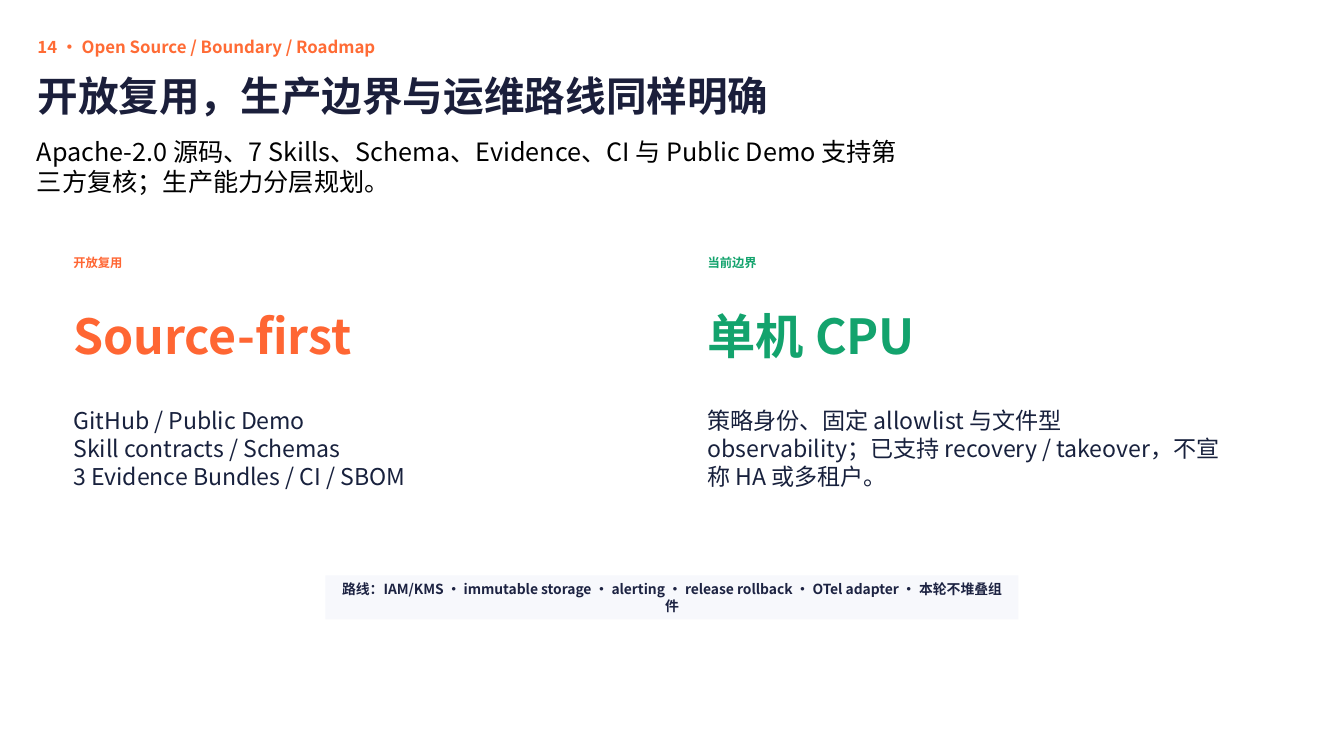
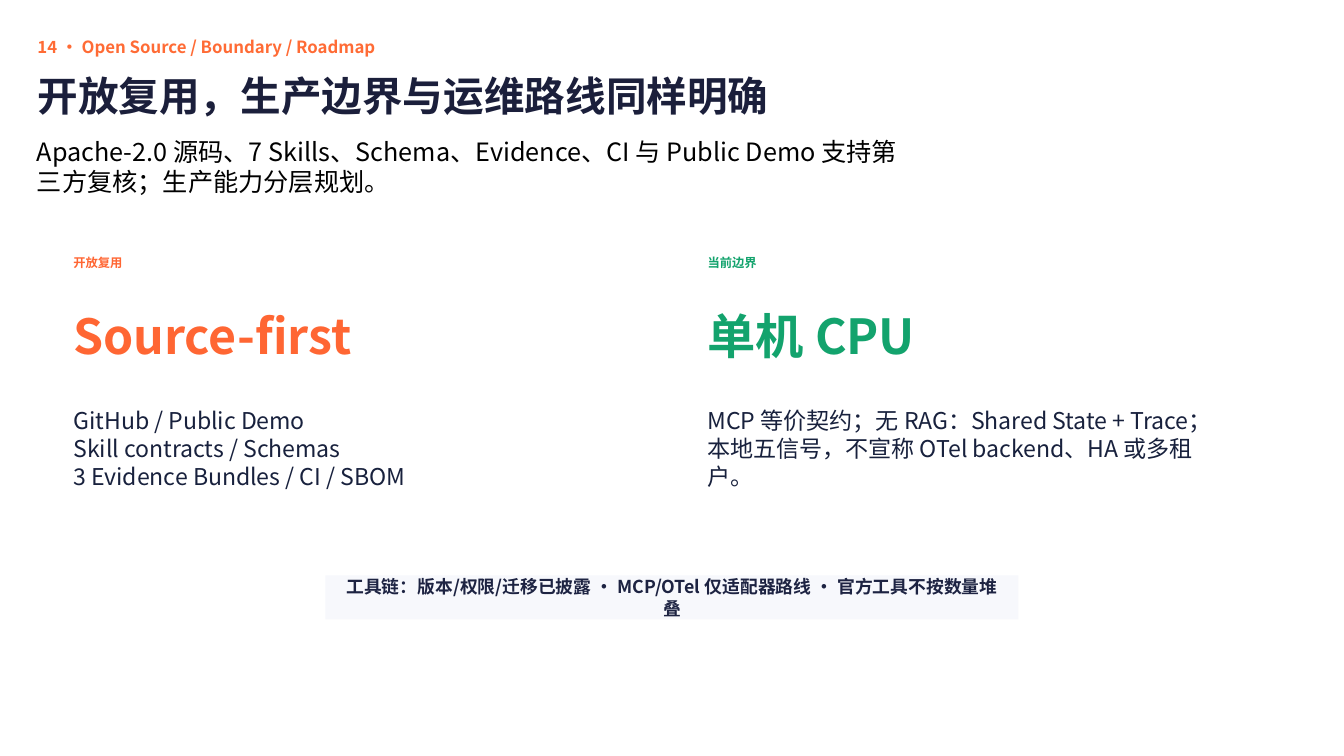
Before and after one commit to JAKIIC/LabOps-Guard, a slide deck: slide 17 of submission/LabOps-Guard-GOAI-复赛方案-v1.0-rc1.pptx. Drawn at 1344x756 pixels with LibreOffice and Linux fonts; fonts in the diff are those of the drawing. Boxes give left, top, right and bottom in pixels: in the first picture for what was removed or moved away, otherwise in the second. Text is boxed around its words. In the diff, an @@ line names an element or a change of style, - is before the commit and + after.

```diff
--- a/submission/LabOps-Guard-GOAI-复赛方案-v1.0-rc1.pptx
+++ b/submission/LabOps-Guard-GOAI-复赛方案-v1.0-rc1.pptx
@@ text at bbox=[708, 409, 1212, 487]: text changed @@
-策略身份、固定 allowlist 与文件型 observability；已支持 recovery / takeover，不宣称 HA 或多租户。
+MCP 等价契约；无 RAG：Shared State + Trace；本地五信号，不宣称 OTel backend、HA 或多租户。
@@ text in rectangle at bbox=[346, 578, 997, 616]: text changed; size 9.9 to 12.7 pt @@
-路线：IAM/KMS · immutable storage · alerting · release rollback · OTel adapter · 本轮不堆叠组件
+工具链：版本/权限/迁移已披露 · MCP/OTel 仅适配器路线 · 官方工具不按数量堆叠
```
Also in this commit, not shown: 2 other slides changed, 12 other files.
